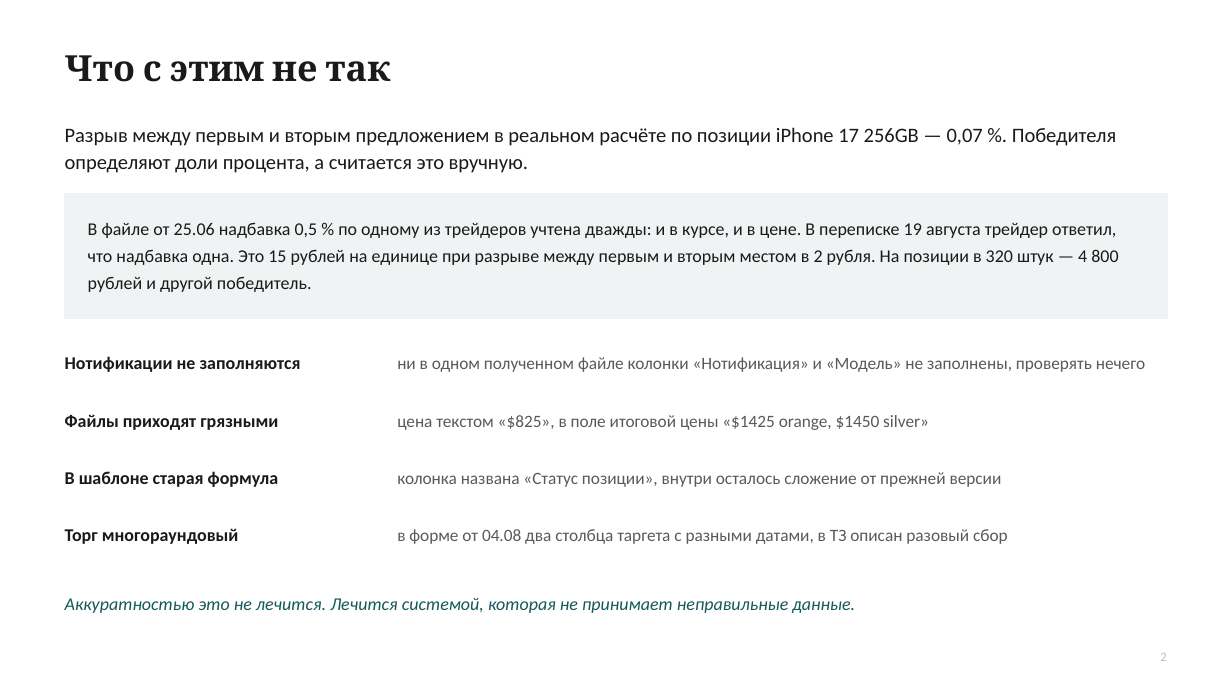
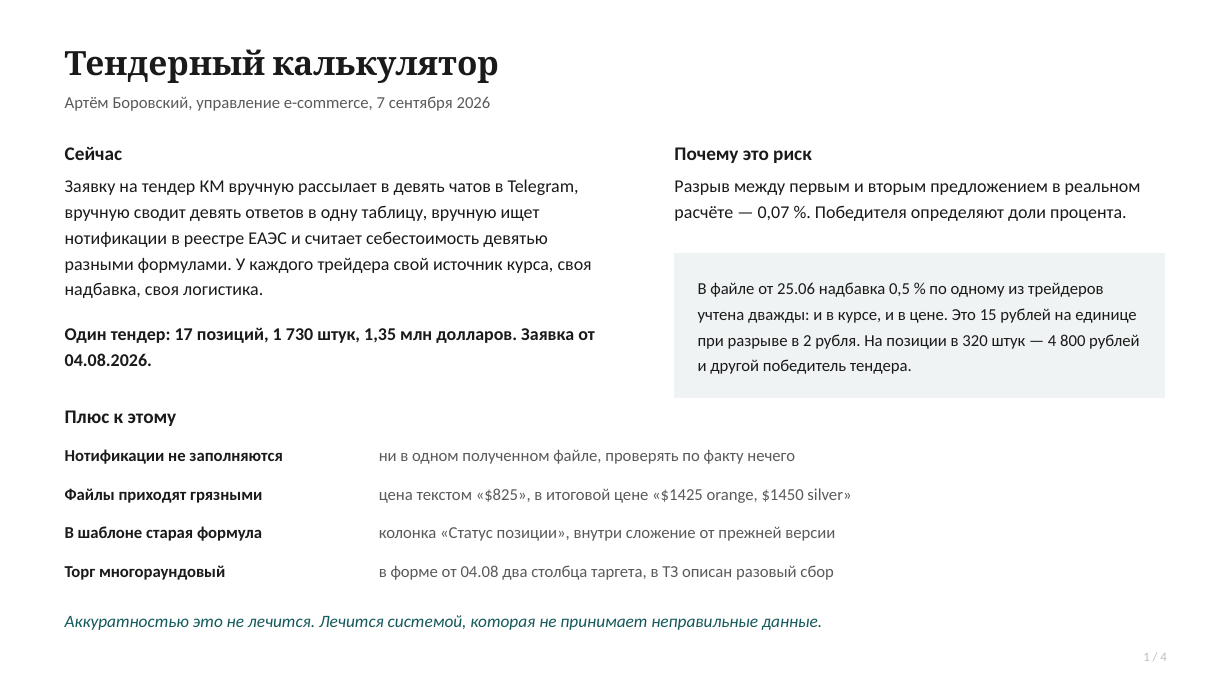
Before and after one commit to headecom5el/tender_calculator, a slide deck: slide 1 of docs/tendernyy-kalkulyator.pptx (slide 3 before the commit). Drawn at 1232x693 pixels with LibreOffice and Linux fonts; fonts in the diff are those of the drawing. Boxes give left, top, right and bottom in pixels: in the first picture for what was removed or moved away, otherwise in the second. Text is boxed around its words. In the diff, an @@ line names an element or a change of style, - is before the commit and + after.

```diff
--- a/docs/tendernyy-kalkulyator.pptx
+++ b/docs/tendernyy-kalkulyator.pptx
@@ text removed at bbox=[65, 55, 390, 82] @@
-Что с этим не так
@@ text added at bbox=[65, 49, 499, 83], 26 pt, text #1A1A1A, bold @@
+Тендерный калькулятор
@@ text added at bbox=[65, 96, 491, 111], 13 pt, text #5A5A5A @@
+Артём Боровский, управление e-commerce, 7 сентября 2026
@@ text added at bbox=[65, 147, 122, 160], 15 pt, text #1A1A1A, bold @@
+Сейчас
@@ text added at bbox=[674, 147, 812, 163], 15 pt, text #1A1A1A, bold @@
+Почему это риск
@@ text added at bbox=[65, 179, 592, 298], 14 pt, text #1A1A1A @@
+Заявку на тендер КМ вручную рассылает в девять чатов в Telegram, вручную сводит девять ответов в одну таблицу, вручную ищет нотификации в реестре ЕАЭС и считает себестоимость девятью разными формулами. У каждого трейдера свой источник курса, своя надбавка, своя логистика.
@@ rectangle removed at bbox=[65, 194, 1167, 319] @@
@@ text at bbox=[674, 180, 1141, 221]: text changed; size 16 to 14 pt @@
-Разрыв между первым и вторым предложением в реальном расчёте по позиции iPhone 17 256GB — 0,07 %. Победителя определяют доли процента, а считается это вручную.
+Разрыв между первым и вторым предложением в реальном расчёте — 0,07 %. Победителя определяют доли процента.
@@ rectangle added at bbox=[675, 254, 1165, 397], fill #F0F3F3, outline #F0F3F3 1 pt @@
@@ text at bbox=[698, 282, 1139, 374]: text changed; size 14 to 13 pt @@
-В файле от 25.06 надбавка 0,5 % по одному из трейдеров учтена дважды: и в курсе, и в цене. В переписке 19 августа трейдер ответил, что надбавка одна. Это 15 рублей на единице при разрыве между первым и вторым местом в 2 рубля. На позиции в 320 штук — 4 800 рублей и другой победитель.
+В файле от 25.06 надбавка 0,5 % по одному из трейдеров учтена дважды: и в курсе, и в цене. Это 15 рублей на единице при разрыве в 2 рубля. На позиции в 320 штук — 4 800 рублей и другой победитель тендера.
@@ text added at bbox=[65, 327, 595, 366], 14 pt, text #1A1A1A, bold @@
+Один тендер: 17 позиций, 1 730 штук, 1,35 млн долларов. Заявка от 04.08.2026.
@@ text added at bbox=[65, 410, 177, 426], 15 pt, text #1A1A1A, bold @@
+Плюс к этому
@@ size 14 to 13 pt; line spacing 21pt to 20pt in 4 elements at bbox=[65, 565, 225, 580], bbox=[65, 526, 262, 541], bbox=[65, 488, 262, 503], bbox=[65, 449, 282, 464] @@
@@ text "Нотификации не заполняются": place and size @@
-text "Нотификации не заполняются" at bbox=[65, 356, 301, 372]
+text "Нотификации не заполняются" at bbox=[65, 449, 282, 464]
@@ text at bbox=[379, 449, 795, 464]: text changed; size 13.5 to 13 pt @@
-ни в одном полученном файле колонки «Нотификация» и «Модель» не заполнены, проверять нечего
+ни в одном полученном файле, проверять по факту нечего
@@ text "Файлы приходят грязными": place and size @@
-text "Файлы приходят грязными" at bbox=[65, 414, 278, 430]
+text "Файлы приходят грязными" at bbox=[65, 488, 262, 503]
@@ text at bbox=[379, 488, 851, 503]: text changed; size 13.5 to 13 pt @@
-цена текстом «$825», в поле итоговой цены «$1425 orange, $1450 silver»
+цена текстом «$825», в итоговой цене «$1425 orange, $1450 silver»
@@ text "В шаблоне старая формула": place and size @@
-text "В шаблоне старая формула" at bbox=[65, 471, 278, 487]
+text "В шаблоне старая формула" at bbox=[65, 526, 262, 541]
@@ text at bbox=[379, 526, 835, 541]: text changed; size 13.5 to 13 pt @@
-колонка названа «Статус позиции», внутри осталось сложение от прежней версии
+колонка «Статус позиции», внутри сложение от прежней версии
@@ text "Торг многораундовый": place and size @@
-text "Торг многораундовый" at bbox=[65, 528, 239, 544]
+text "Торг многораундовый" at bbox=[65, 565, 225, 580]
@@ text at bbox=[379, 565, 833, 580]: text changed; size 13.5 to 13 pt @@
-в форме от 04.08 два столбца таргета с разными датами, в ТЗ описан разовый сбор
+в форме от 04.08 два столбца таргета, в ТЗ описан разовый сбор
@@ text "Аккуратностью это не лечится. Лечится ...": place and size @@
-text "Аккуратностью это не лечится. Лечится ..." at bbox=[65, 598, 855, 613]
+text "Аккуратностью это не лечится. Лечится ..." at bbox=[65, 615, 822, 630]
@@ text "Аккуратностью это не лечится. Лечится ..." at bbox=[65, 615, 822, 630]: size 14 to 13.5 pt; line spacing 21pt to 20pt @@
@@ text added at bbox=[1143, 653, 1166, 661], 10 pt, text #BFBFBF @@
+1 / 4
@@ text removed at bbox=[1160, 653, 1166, 661] @@
-2
```
Also in this commit, not shown: 2 other slides changed, 1 slide added, 8 slides removed, 1 other file.
